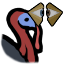
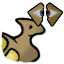
Layered file, before and after one edit (64 × 64). Changes by layer:
added layer "Boom" above "Squawk" over [0, 17, 47, 64]
hid "Squawk" over [0, 7, 43, 64]
